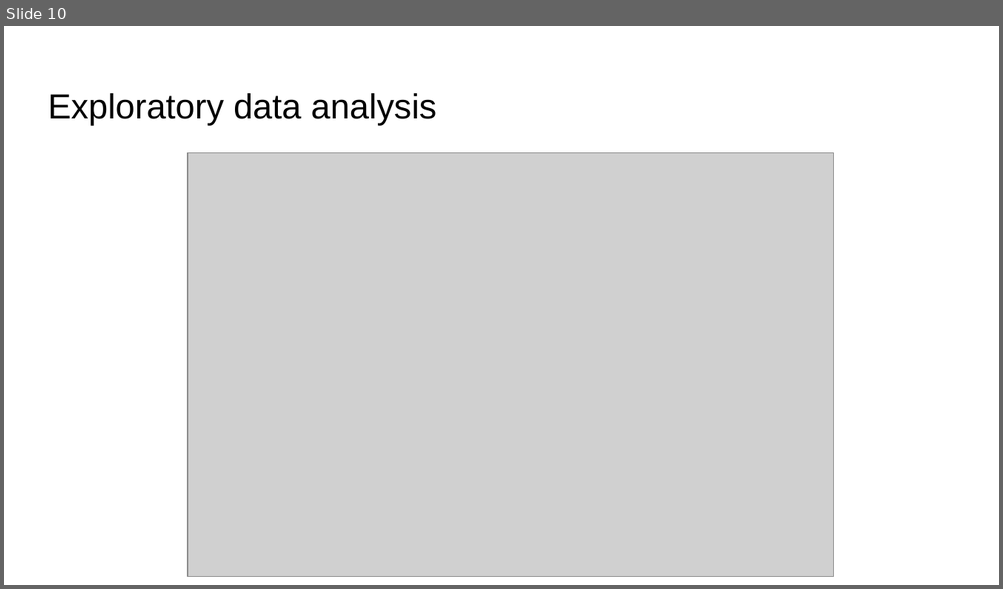
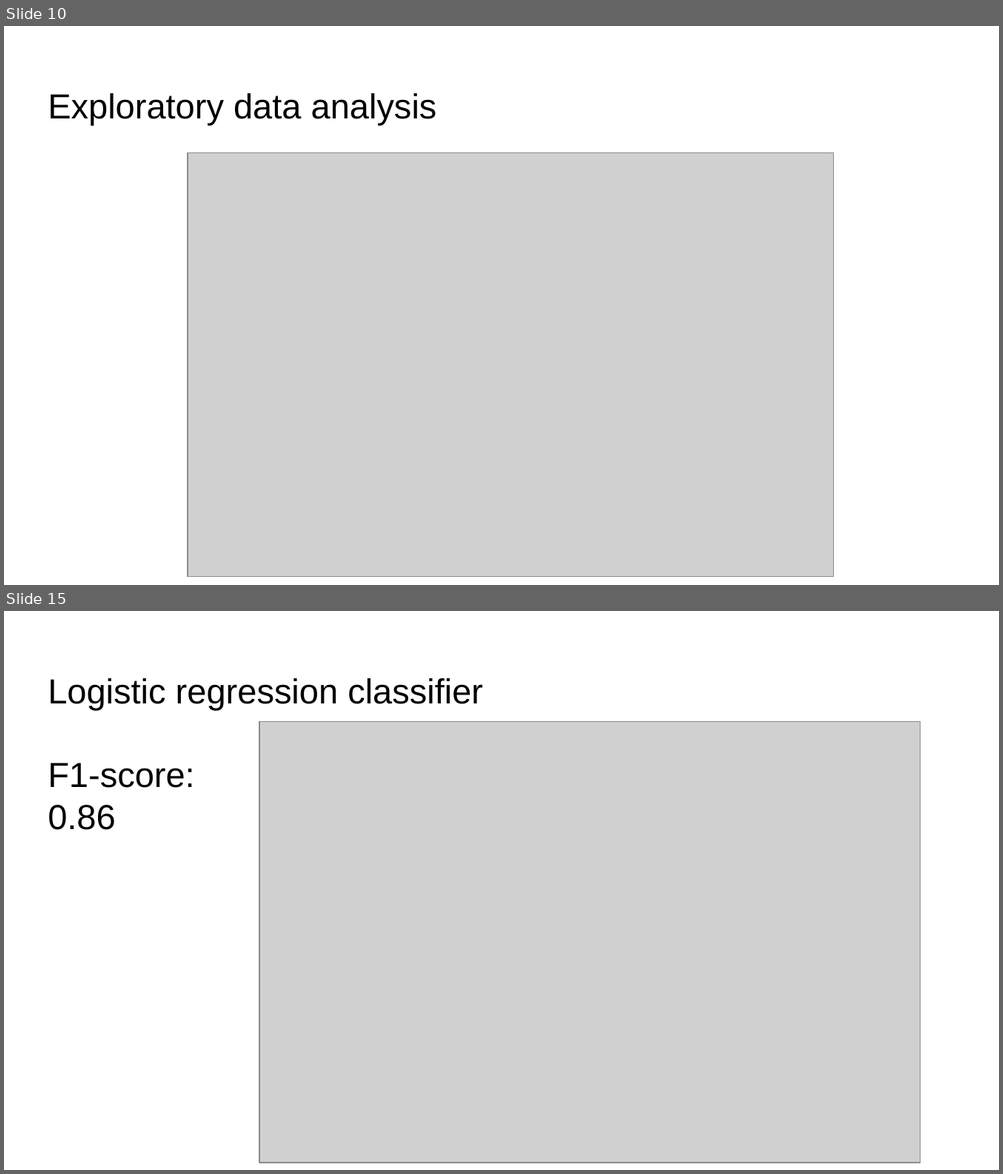
Before and after one commit to IITTeaching/cs520-f23-group-23, a slide deck: main-520-project/CS 520 Data Curation.pptx. Shown one above the other, each under a label of ours: slide 10 before the commit, slides 10 and 15 after it; the slides between them are not shown. The pictures are 1003x589 and 1003x1174 pixels, drawn with LibreOffice and Linux fonts; fonts in the diff are those of the drawing; grey boxes stand for pictures. Boxes give left, top, right and bottom in pixels: in the first picture for what was removed or moved away, otherwise in the second. Text is boxed around its words. In the diff, an @@ line names an element or a change of style, - is before the commit and + after.

```diff
--- a/main-520-project/CS 520 Data Curation.pptx
+++ b/main-520-project/CS 520 Data Curation.pptx
@@ slide 15 added at box(4, 611, 999, 1170), background #FFFFFF @@
@@ title added at box(48, 678, 483, 830), 25.2 pt, text #000000 @@
+Logistic regression classifier
+F1-score:
+0.86
@@ picture added at box(259, 721, 920, 1163) @@
```
Also in this commit, not shown: 7 slides changed, 3 other slides added, 1 slide removed.
